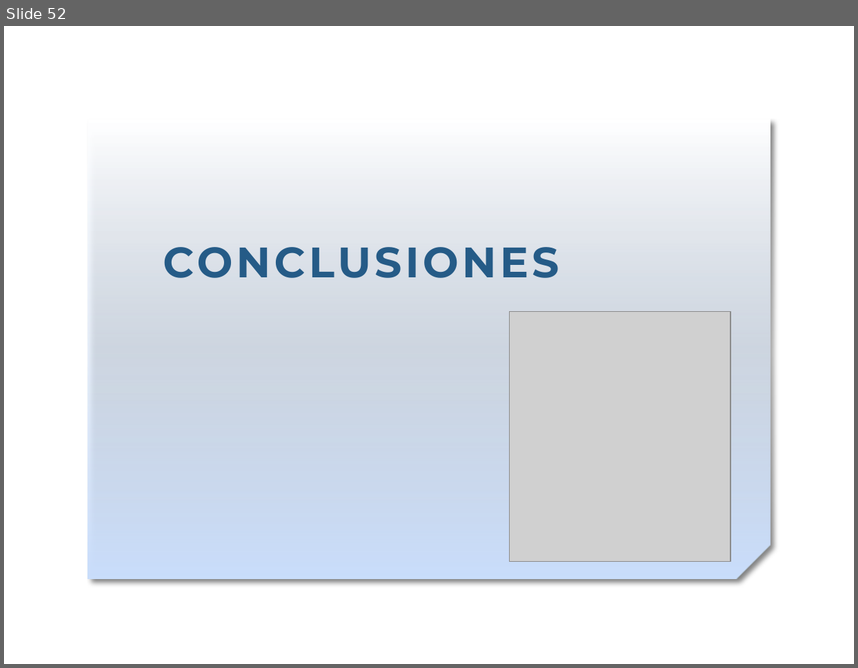
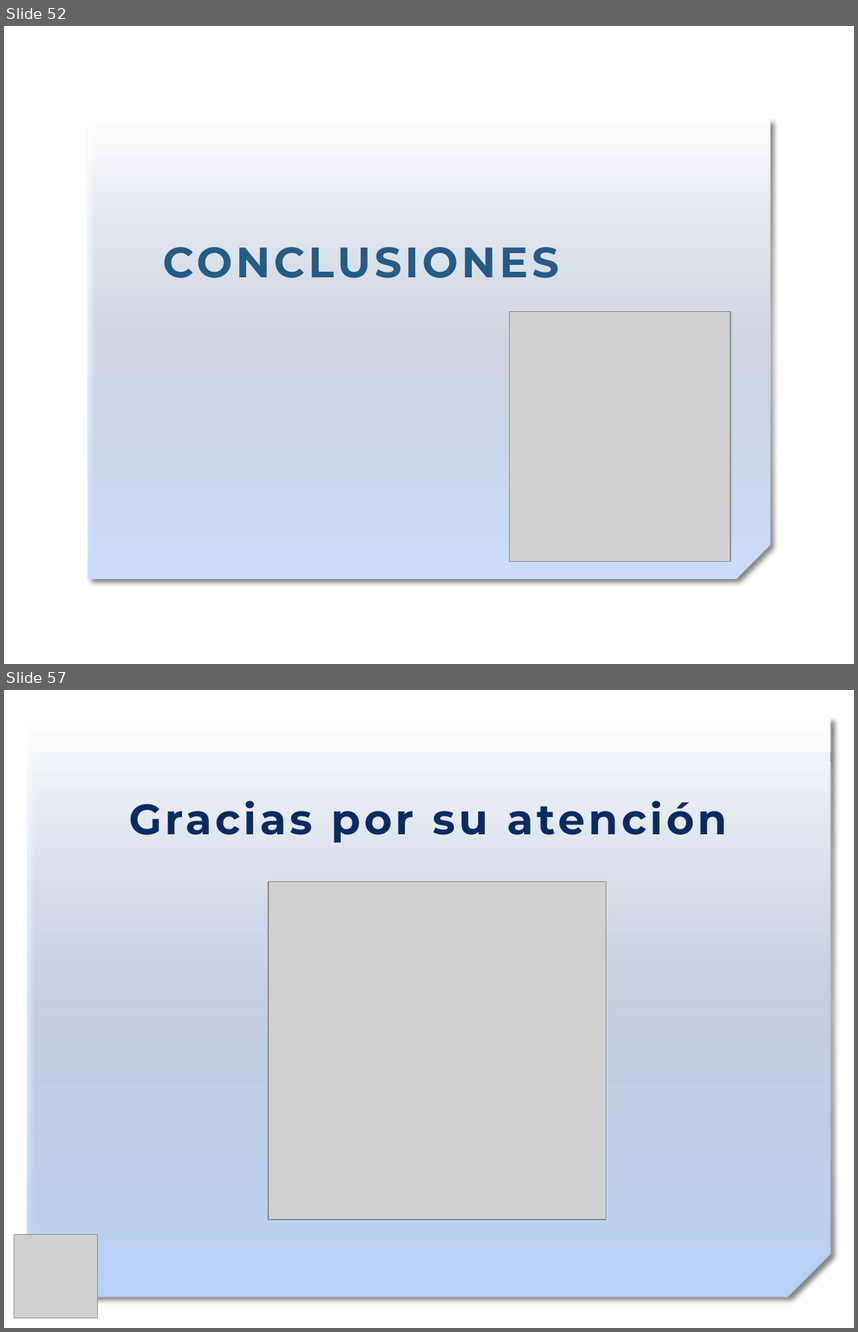
Before and after one commit to gangadhar001/repo-pfc, a slide deck: PFC/Presentacion/PresentacionPFC.pptx. Shown one above the other, each under a label of ours: slide 52 before the commit, slides 52 and 57 after it; the slides between them are not shown. The pictures are 858x668 and 858x1332 pixels, drawn with LibreOffice and Linux fonts; fonts in the diff are those of the drawing; grey boxes stand for pictures; background and template pictures are left out. Boxes give left, top, right and bottom in pixels: in the first picture for what was removed or moved away, otherwise in the second. Text is boxed around its words. In the diff, an @@ line names an element or a change of style, - is before the commit and + after.

```diff
--- a/PFC/Presentacion/PresentacionPFC.pptx
+++ b/PFC/Presentacion/PresentacionPFC.pptx
@@ slide 57 added at box(4, 690, 854, 1328), background picture (left out) @@
@@ snip rect added at box(27, 717, 831, 1297), fill gradient #B8D3FA to #D1E1F7 to #FFFFFF @@
@@ rectangle added at box(107, 752, 831, 761), fill gradient #D0E5EC to #547785 @@
@@ text added at box(129, 800, 728, 842), 36 pt, text #072C62, bold @@
+Gracias por su atención
@@ picture added at box(268, 881, 606, 1219) @@
@@ picture added at box(14, 1234, 98, 1317) @@
```
Also in this commit, not shown: 49 slides changed.
